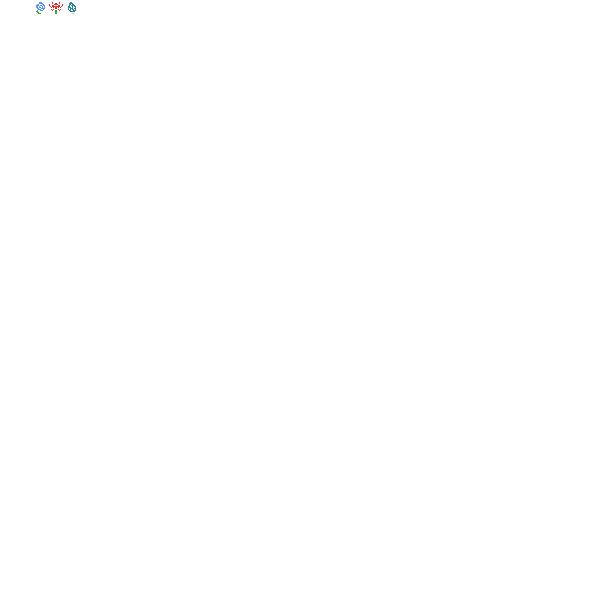
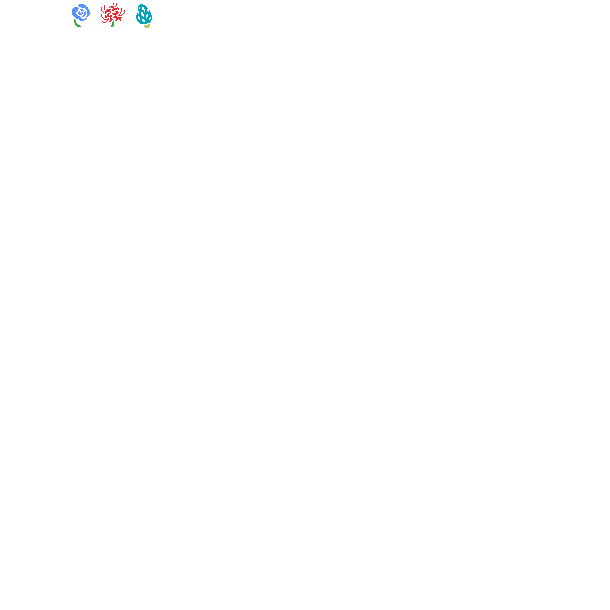
Layered file, before and after one edit (610px x 610px). Changes by layer:
painted on "Layer 3" over [36, 2, 152, 28]
